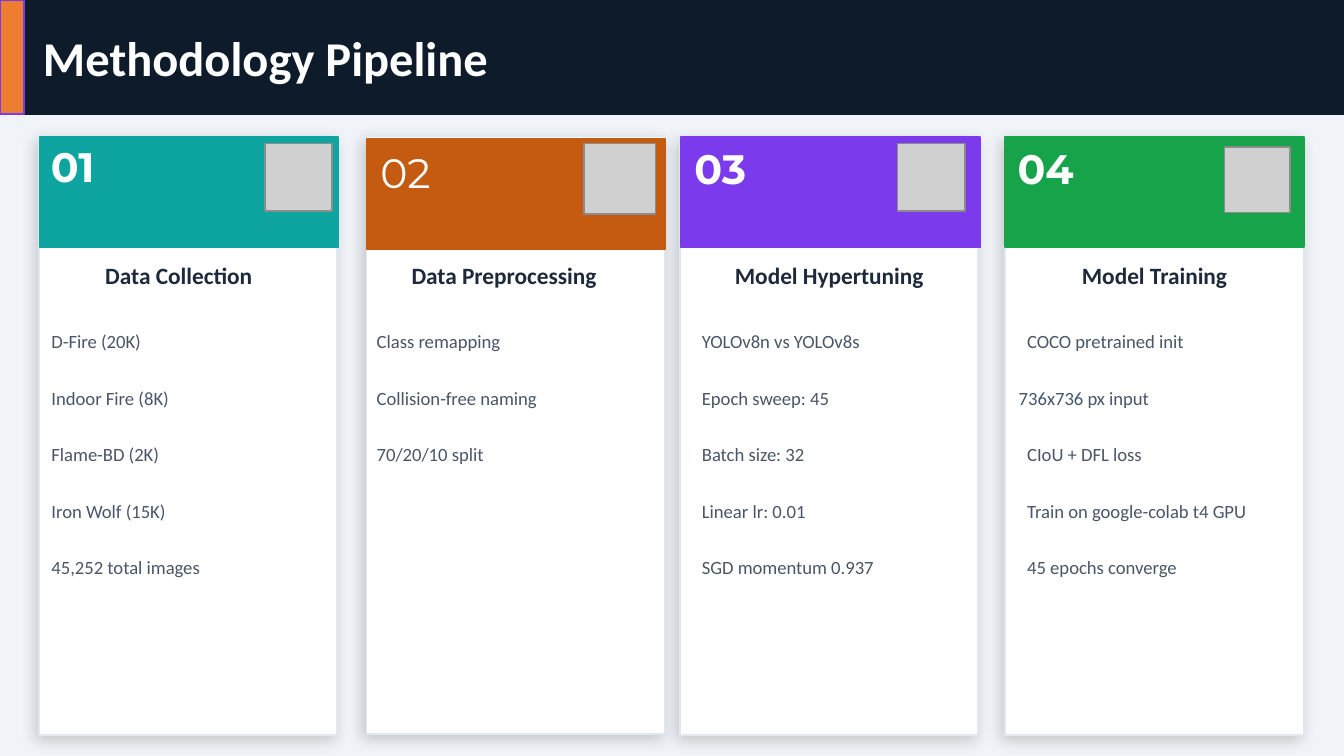
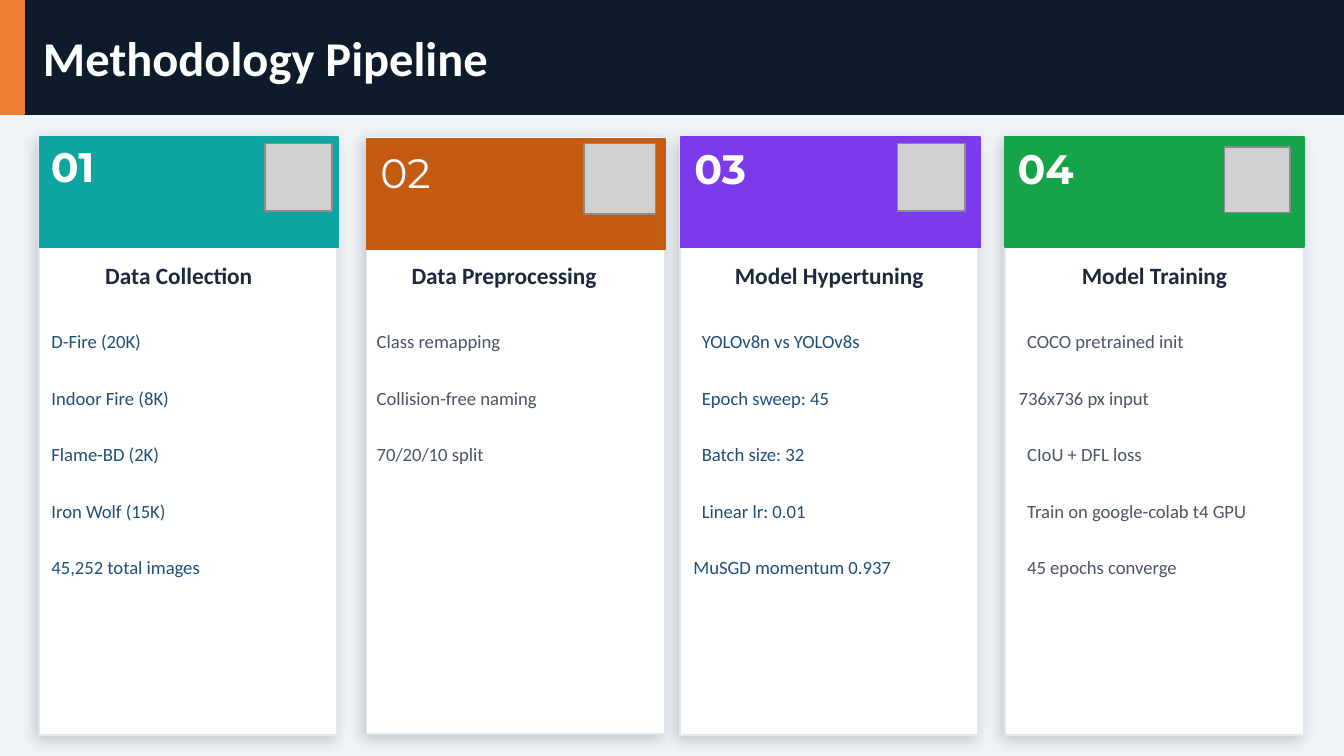
Before and after one commit to Starner22/Cse468-Fire-and-Smoke-Detection, a slide deck: slide 4 of others/Final slides (G7).pptx. Drawn at 1344x756 pixels with LibreOffice and Linux fonts; fonts in the diff are those of the drawing; grey boxes stand for pictures. Boxes give left, top, right and bottom in pixels: in the first picture for what was removed or moved away, otherwise in the second. Text is boxed around its words. In the diff, an @@ line names an element or a change of style, - is before the commit and + after.

```diff
--- a/others/Final slides (G7).pptx
+++ b/others/Final slides (G7).pptx
@@ rectangle at bbox=[0, 0, 24, 114]: outline #7C3AED 1 pt to #ED7D31 1 pt @@
@@ text colour #4A5568 to #1F4E79 in 9 elements at bbox=[51, 334, 141, 351], bbox=[51, 391, 168, 408], bbox=[51, 447, 159, 464], bbox=[51, 504, 166, 521], bbox=[51, 561, 200, 577], bbox=[702, 335, 860, 348], bbox=[702, 392, 829, 408], bbox=[702, 448, 804, 461], bbox=[702, 505, 805, 518] @@
@@ text at bbox=[693, 562, 890, 574]: text changed; text colour #4A5568 to #1F4E79 @@
-SGD momentum 0.937
+MuSGD momentum 0.937
```
Also in this commit, not shown: 3 other slides changed, 2 other files.
